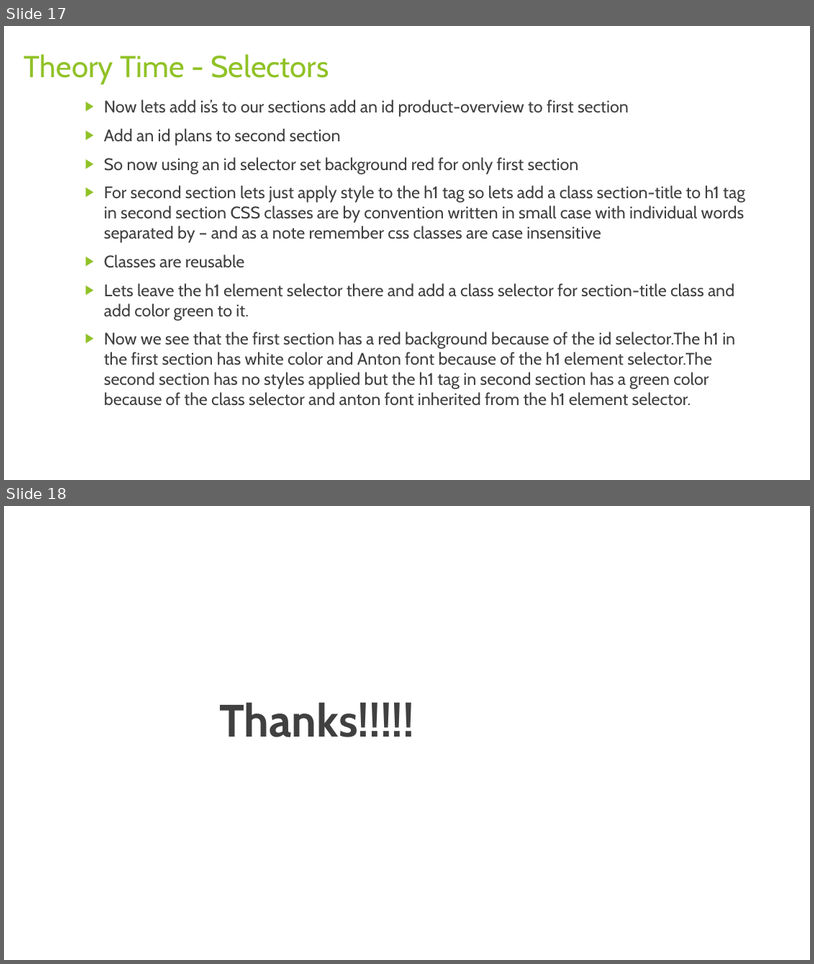
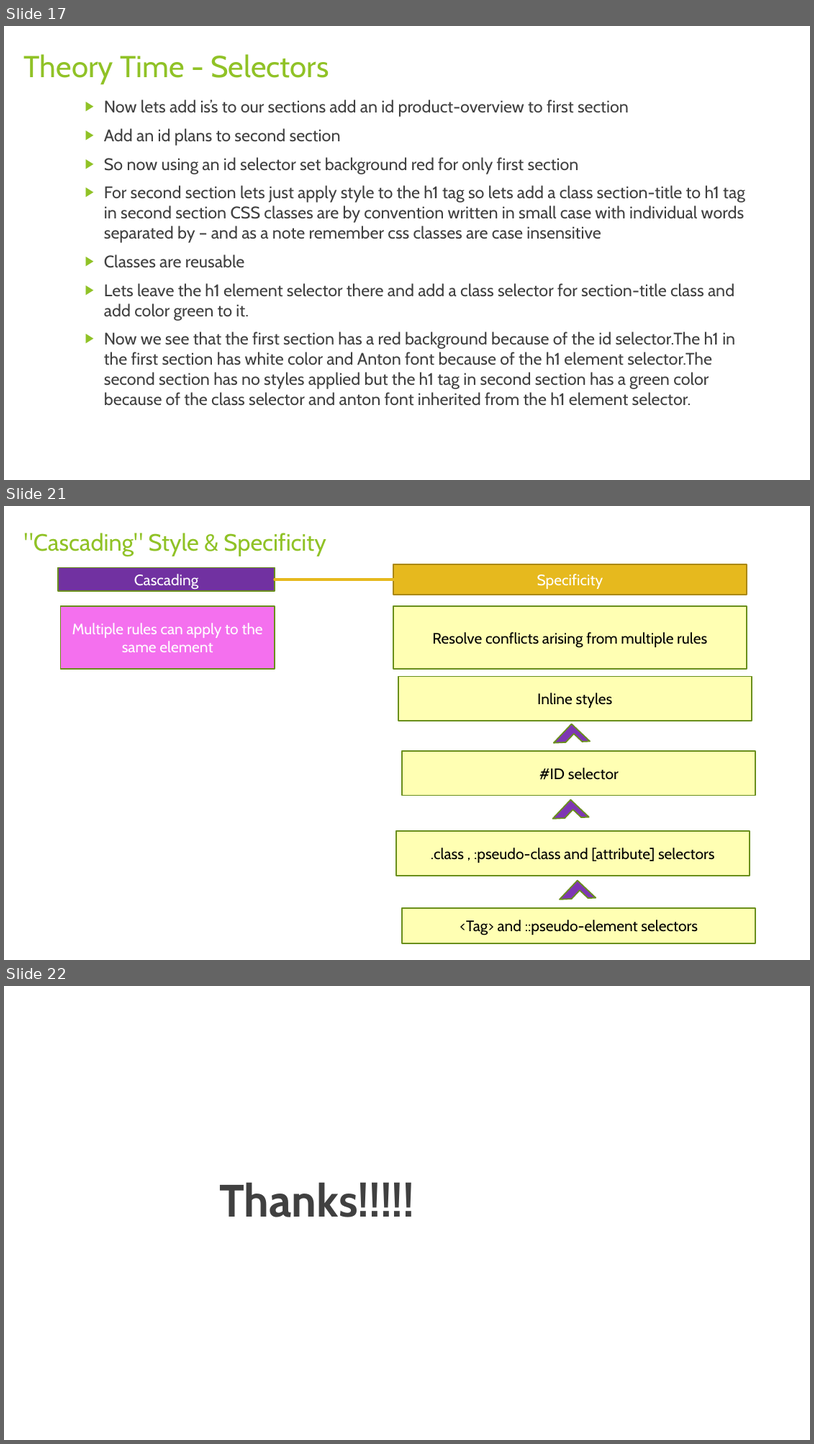
Before and after one commit to rudhrainfogain/CSS, a slide deck: PPT/Css-v2.pptx. Shown one above the other, each under a label of ours: slides 17 and 18 before the commit, slides 17, 21 and 22 after it; the slides between them are not shown. The pictures are 814x964 and 814x1444 pixels, drawn with LibreOffice and Linux fonts; fonts in the diff are those of the drawing. Boxes give left, top, right and bottom in pixels: in the first picture for what was removed or moved away, otherwise in the second. Text is boxed around its words. In the diff, an @@ line names an element or a change of style, - is before the commit and + after.

Commit message:
Cascading and specificity

```diff
--- a/PPT/Css-v2.pptx
+++ b/PPT/Css-v2.pptx
@@ slide 21 added at (x1=4, y1=506, x2=810, y2=960), background #FFFFFF @@
@@ title added at (x1=24, y1=533, x2=326, y2=556), 28 pt, text #90C226 @@
+"Cascading" Style & Specificity
@@ rectangle added at (x1=59, y1=568, x2=275, y2=591), fill #7131A1, outline #6B901C 1.5 pt, 18 pt, text #FFFFFF @@
+Cascading
@@ rectangle added at (x1=394, y1=564, x2=748, y2=595), fill #E6B91E, outline #AA8916 1.5 pt, 18 pt, text #FFFFFF @@
+Specificity
@@ line added from (275, 579) to (396, 579), #E6B91E 3 pt @@
@@ rectangle added at (x1=60, y1=606, x2=275, y2=669), fill #F470EE, outline #6B901C 1.5 pt, 18 pt, text #FFFFFF @@
+Multiple rules can apply to the same element
@@ rectangle added at (x1=394, y1=606, x2=748, y2=669), fill #FFFFB3, outline #6B901C 1.5 pt, 18 pt, text #000000 @@
+Resolve conflicts arising from multiple rules
@@ rectangle added at (x1=399, y1=677, x2=752, y2=721), fill #FFFFB3, outline #6B901C 1.5 pt, 18 pt, text #000000 @@
+Inline styles
@@ half frame added at (x1=554, y1=723, x2=590, y2=760), fill #7E37B3, outline #6B901C 1.5 pt @@
@@ rectangle added at (x1=403, y1=750, x2=756, y2=795), fill #FFFFB3, outline #6B901C 1.5 pt, 18 pt, text #000000 @@
+#ID selector
@@ half frame added at (x1=553, y1=800, x2=589, y2=836), fill #7E37B3, outline #6B901C 1.5 pt @@
@@ rectangle added at (x1=396, y1=831, x2=750, y2=875), fill #FFFFB3, outline #6B901C 1.5 pt, 18 pt, text #000000 @@
+.class , :pseudo-class and [attribute] selectors
@@ half frame added at (x1=560, y1=880, x2=597, y2=916), fill #7E37B3, outline #6B901C 1.5 pt @@
@@ rectangle added at (x1=403, y1=908, x2=756, y2=943), fill #FFFFB3, outline #6B901C 1.5 pt, 18 pt, text #000000 @@
+<Tag> and ::pseudo-element selectors
@@ what was slide 18 is now slide 22 @@
```
Also in this commit, not shown: 3 other slides added, 2 other files.
